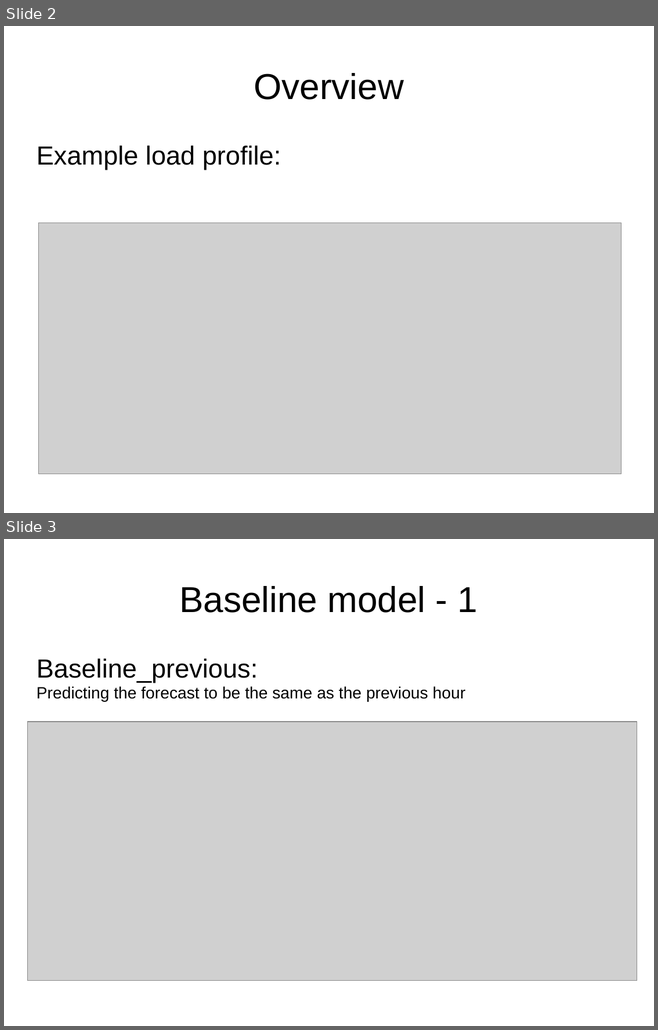
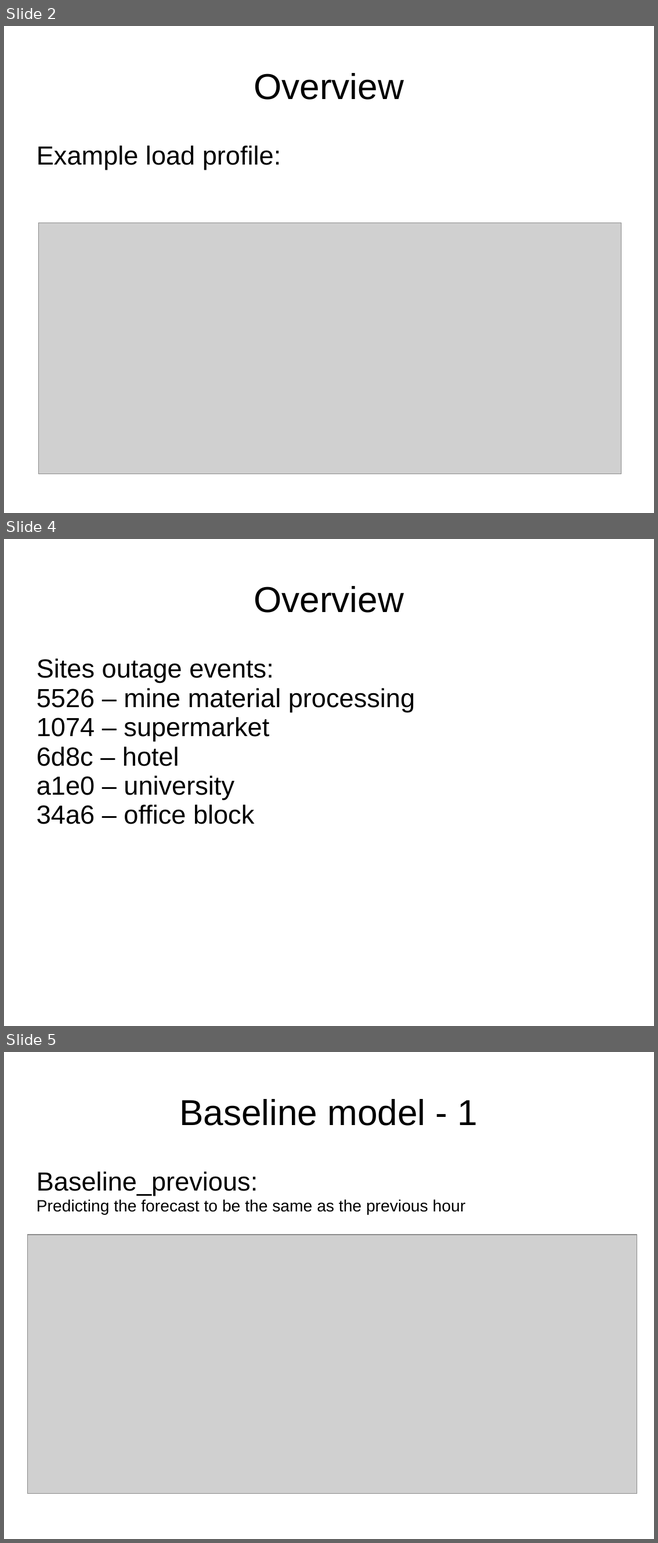
Before and after one commit to Rosina9700/dsi-capstone, a slide deck: mvp-presentation.ppt. Shown one above the other, each under a label of ours: slides 2 and 3 before the commit, slides 2, 4 and 5 after it; the slides between them are not shown. The pictures are 658x1030 and 658x1543 pixels, drawn with LibreOffice and Linux fonts; fonts in the diff are those of the drawing; grey boxes stand for pictures. Boxes give left, top, right and bottom in pixels: in the first picture for what was removed or moved away, otherwise in the second. Text is boxed around its words. In the diff, an @@ line names an element or a change of style, - is before the commit and + after.

```diff
--- a/mvp-presentation.ppt
+++ b/mvp-presentation.ppt
@@ slide 4 added at (x1=4, y1=539, x2=654, y2=1026), background #FFFFFF @@
@@ title added at (x1=253, y1=586, x2=404, y2=613), 44 pt, text #000000 @@
+Overview
@@ subtitle added at (x1=36, y1=658, x2=415, y2=824), 32 pt, text #000000 @@
+Sites outage events:
+5526 – mine material processing
+1074 – supermarket
+6d8c – hotel
+a1e0 – university
+34a6 – office block
@@ what was slide 3 is now slide 5 @@
```
Also in this commit, not shown: 1 slide changed, 2 other slides added, 30 other files.
